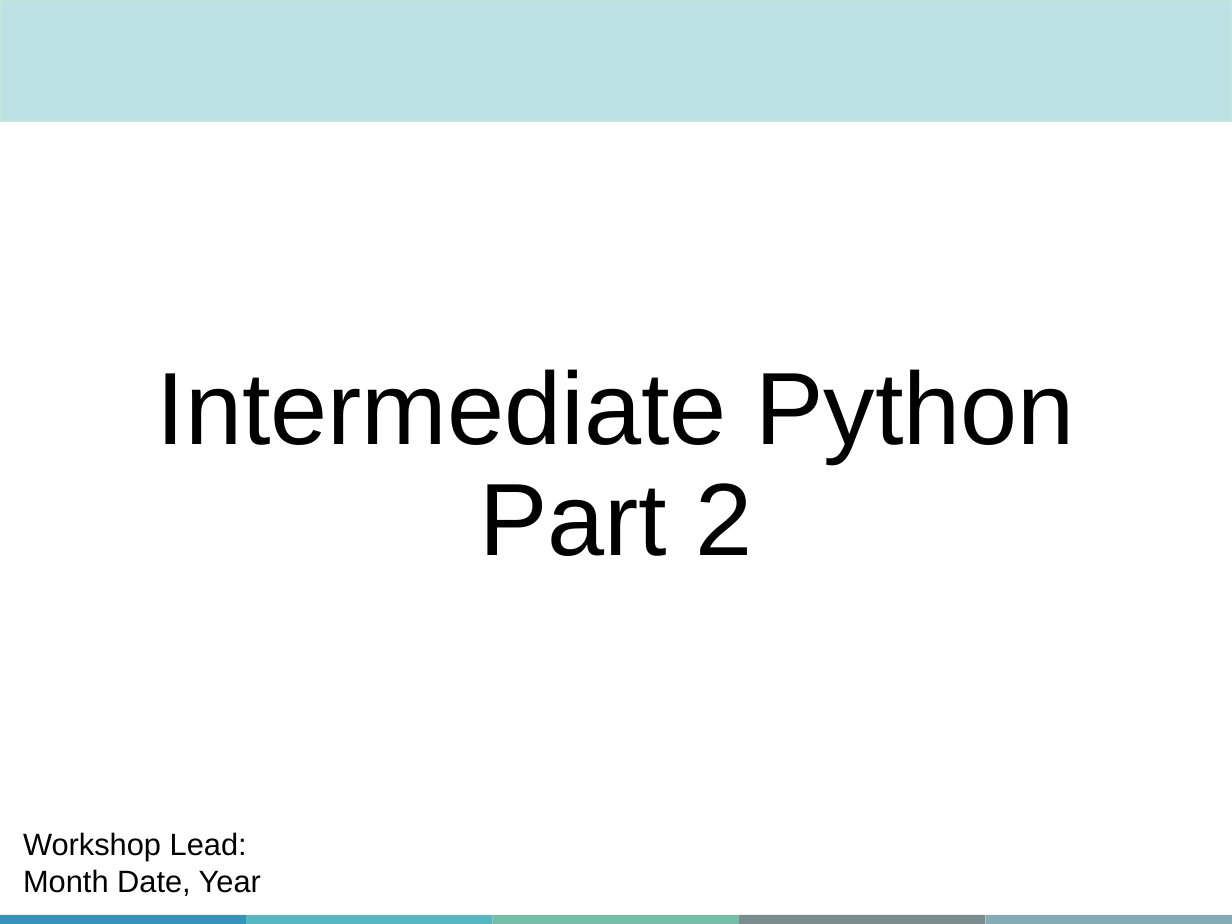
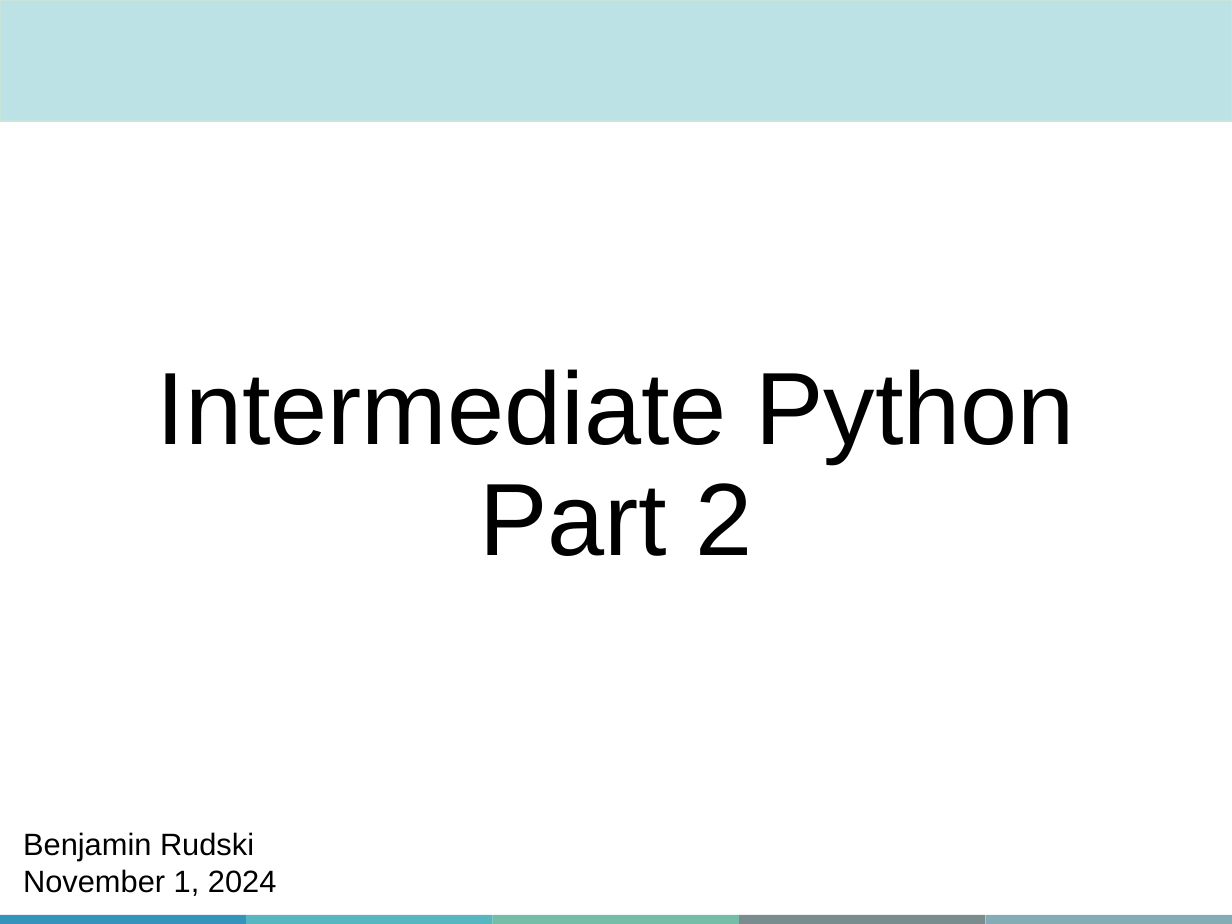
Before and after one commit to bzrudski/micm_intermediate_python_fall_2024, a slide deck: slide 1 of slides/QLS-MiCM Intermediate Python (Part 2) Workshop PPT.pptx. Drawn at 1232x924 pixels with LibreOffice and Linux fonts; fonts in the diff are those of the drawing; background and template pictures are left out. Boxes give left, top, right and bottom in pixels: in the first picture for what was removed or moved away, otherwise in the second. Text is boxed around its words. In the diff, an @@ line names an element or a change of style, - is before the commit and + after.

Commit message:
Add name and date to slides.

```diff
--- a/slides/QLS-MiCM Intermediate Python (Part 2) Workshop PPT.pptx
+++ b/slides/QLS-MiCM Intermediate Python (Part 2) Workshop PPT.pptx
@@ text at (23,832,276,896): text changed @@
-Workshop Lead:
-Month Date, Year
+Benjamin Rudski
+November 1, 2024
```
Also in this commit, not shown: 1 other file.
